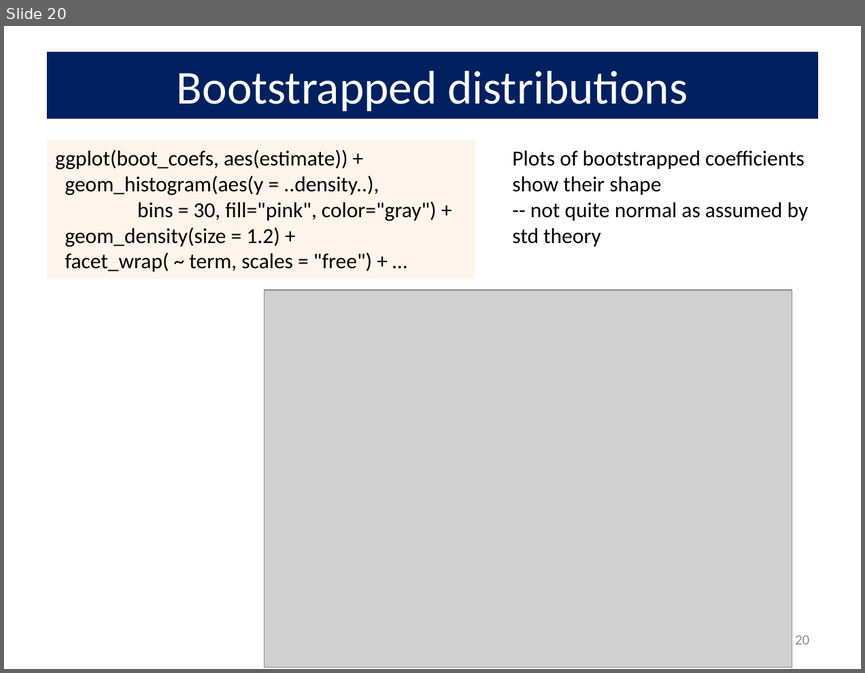
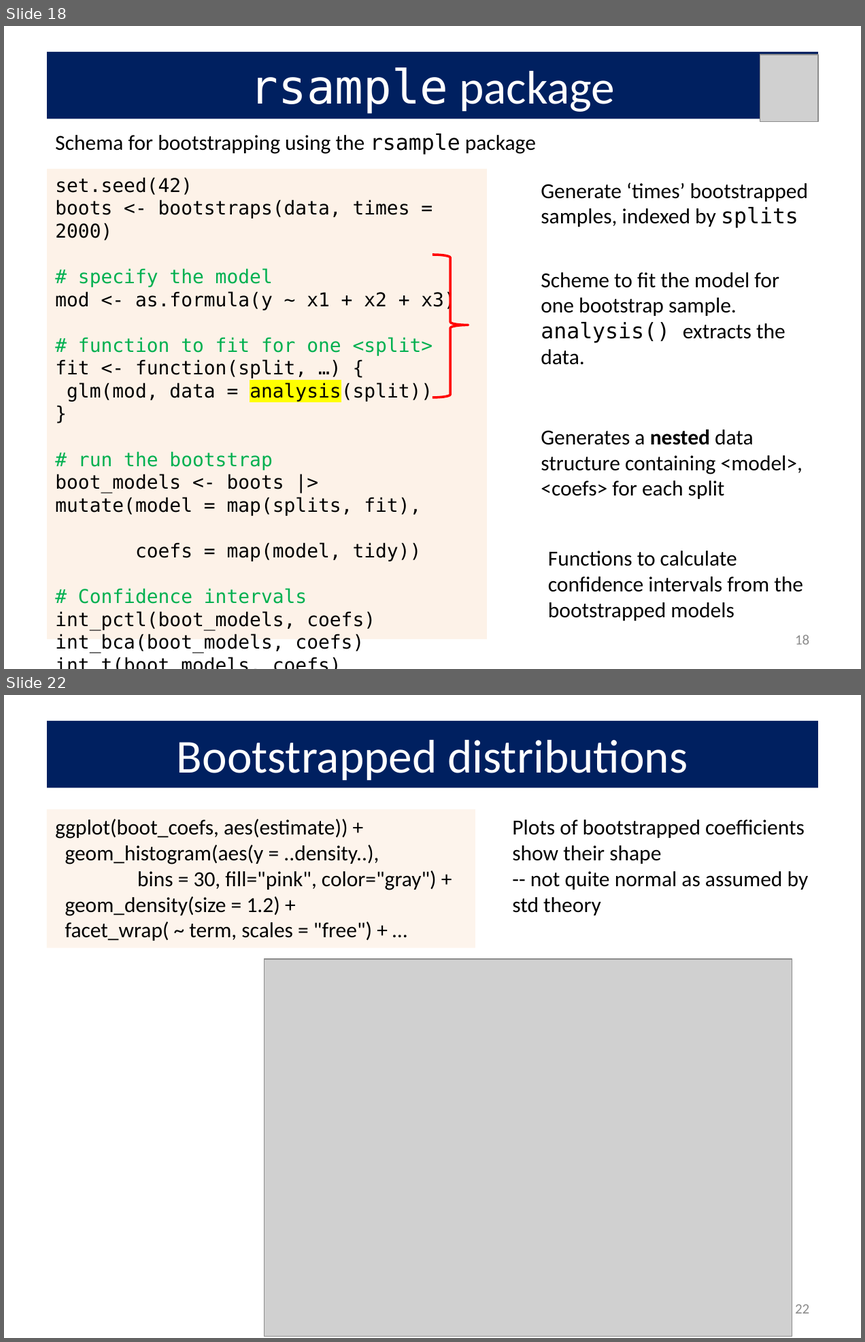
Before and after one commit to friendly/6135, a slide deck: lectures/bootstrap.pptx. Shown one above the other, each under a label of ours: slide 20 before the commit, slides 18 and 22 after it; the slides between them are not shown. The pictures are 865x673 and 865x1342 pixels, drawn with LibreOffice and Linux fonts; fonts in the diff are those of the drawing; grey boxes stand for pictures. Boxes give left, top, right and bottom in pixels: in the first picture for what was removed or moved away, otherwise in the second. Text is boxed around its words. In the diff, an @@ line names an element or a change of style, - is before the commit and + after.

```diff
--- a/lectures/bootstrap.pptx
+++ b/lectures/bootstrap.pptx
@@ slide 18 added at (4, 26, 861, 669), background #FFFFFF @@
@@ title added at (47, 52, 818, 118), fill #002060, 39.6 pt, text #FFFFFF @@
+rsample package
@@ picture added at (759, 55, 818, 121) @@
@@ text added at (55, 133, 536, 155), 18 pt, text #000000 @@
+Schema for bootstrapping using the rsample package
@@ rectangle added at (47, 169, 486, 639), fill #FDEADA at 60% opacity, 16 pt, text #000000 @@
+set.seed(42)
+boots <- bootstraps(data, times = 2000)
+# specify the model
+mod <- as.formula(y ~ x1 + x2 + x3)
+# function to fit for one <split>
+fit <- function(split, …) {
+glm(mod, data = analysis(split))
+}
+# run the bootstrap
+boot_models <- boots |>
+mutate(model = map(splits, fit),
+coefs = map(model, tidy))
+# Confidence intervals
+int_pctl(boot_models, coefs)
+int_bca(boot_models, coefs)
+int_t(boot_models, coefs)
@@ text added at (541, 182, 808, 228), 18 pt, text #000000 @@
+Generate ‘times’ bootstrapped samples, indexed by splits
@@ right brace added at (432, 254, 468, 398), outline #FF0000 2 pt @@
@@ text added at (541, 272, 785, 365), 18 pt, text #000000 @@
+Scheme to fit the model for one bootstrap sample.
+analysis() extracts the data.
@@ text added at (541, 429, 802, 499), 18 pt, text #000000 @@
+Generates a nested data structure containing <model>, <coefs> for each split
@@ text added at (548, 550, 803, 620), 18 pt, text #000000 @@
+Functions to calculate confidence intervals from the bootstrapped models
@@ page number added at (795, 635, 809, 644), 12 pt, text #8C8C8C @@
+18
@@ what was slide 20 is now slide 22 @@
@@ page number at (795, 1304, 809, 1313): text changed @@
-20
+22
```
Also in this commit, not shown: 8 slides changed, 1 other slide added, 17 other files.
